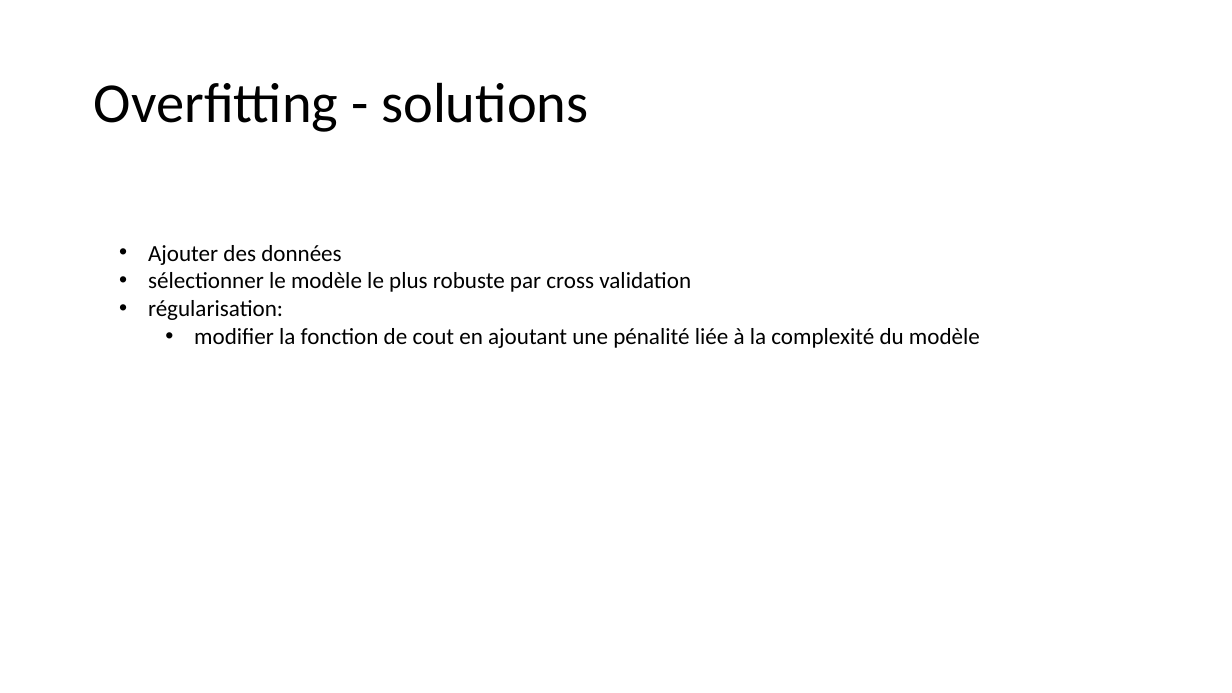
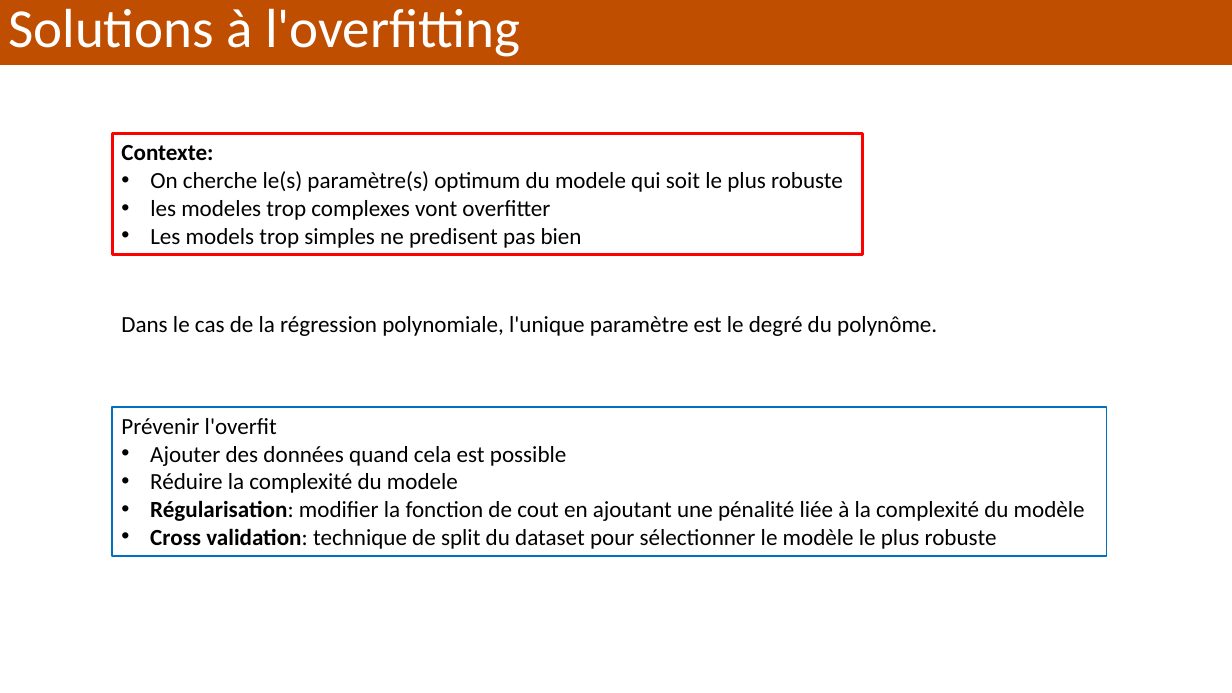
Before and after one commit to alexisperrier/XEmines_DataScience_2020, a slide deck: slide 12 of slides/XEM20_S1D5_biais_variance.pptx. Drawn at 1232x693 pixels with LibreOffice and Linux fonts; fonts in the diff are those of the drawing. Boxes give left, top, right and bottom in pixels: in the first picture for what was removed or moved away, otherwise in the second. Text is boxed around its words. In the diff, an @@ line names an element or a change of style, - is before the commit and + after.

```diff
--- a/slides/XEM20_S1D5_biais_variance.pptx
+++ b/slides/XEM20_S1D5_biais_variance.pptx
@@ rectangle added at (0,0,1232,65), fill #C04E00, 42.9 pt, text #FFFFFF @@
+Solutions à l'overfitting
@@ title removed at (94,82,588,132) @@
-Overfitting - solutions
@@ rectangle added at (113,133,863,254), outline #FF0000 2.25 pt, 18 pt, text #000000 @@
+Contexte:
+• On cherche le(s) paramètre(s) optimum du modele qui soit le plus robuste
+• les modeles trop complexes vont overfitter
+• Les models trop simples ne predisent pas bien
@@ text added at (121,316,937,336), 18 pt, text #000000 @@
+Dans le cas de la régression polynomiale, l'unique paramètre est le degré du polynôme.
@@ rectangle "Prévenir l'overfit": place and size @@
-rectangle "Prévenir l'overfit" at (148,245,980,348)
+rectangle "Prévenir l'overfit" at (113,407,1107,556)
@@ rectangle "Prévenir l'overfit" at (113,407,1107,556): outline none to #0070C0 1.5 pt @@
@@ text in rectangle at (121,418,1085,549): text changed @@
-• Ajouter des données
-• sélectionner le modèle le plus robuste par cross validation
-• régularisation:
-  • modifier la fonction de cout en ajoutant une pénalité liée à la complexité du modèle
+Prévenir l'overfit
+• Ajouter des données quand cela est possible
+• Réduire la complexité du modele
+• Régularisation: modifier la fonction de cout en ajoutant une pénalité liée à la complexité du modèle
+• Cross validation: technique de split du dataset pour sélectionner le modèle le plus robuste
```
Also in this commit, not shown: 16 other slides changed, 5 slides added, 2 slides removed, 7 other files.
